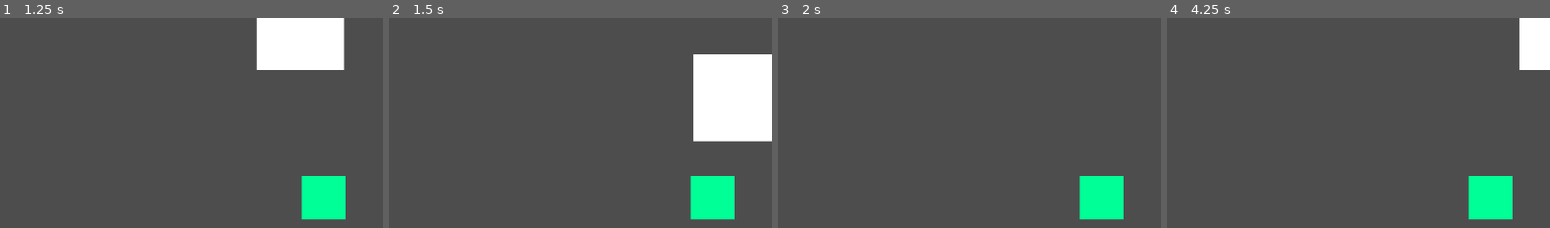
Above: before the commit, frames 1-4 (left to right).
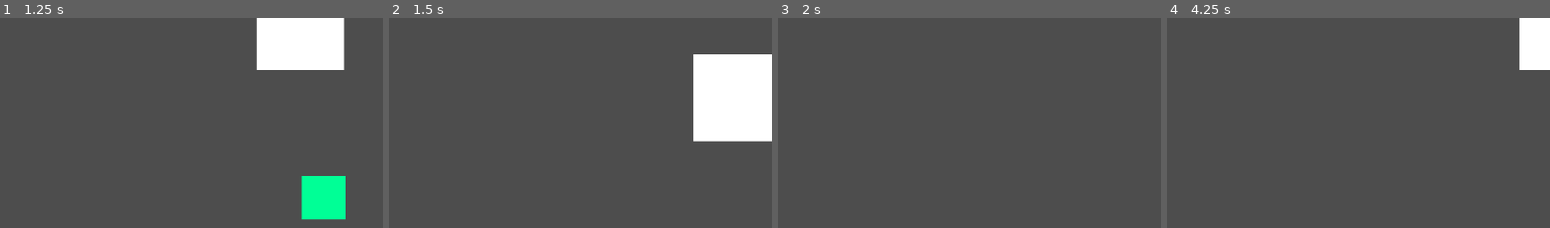
Above: after the commit, the same moments.

Repository: Justingo0/FYWTD_Repo
Game: Godot game, scene res://Scenes/test_world.tscn
Two runs of this game, one before a commit and one after it. Both use one fixed random seed, a clock stepped at 60 frames per second and the inputs below.
Inputs:
- Up to frame 1 (1.25 s): tap Enter at 0.5 s; hold D (MoveRight) from 0.53 s (still down); hold E (Interact) from 0.53 s (still down)
- Up to frame 2 (1.5 s): release D (MoveRight) at 1.28 s; release E (Interact) at 1.28 s; hold S (MoveDown) from 1.28 s (still down); tap E (Interact) at 1.35 s
- Up to frame 3 (2 s): keep holding S (MoveDown)
- Up to frame 4 (4.25 s): release S (MoveDown) at 2.03 s; hold D (MoveRight) 2.03-2.78 s; hold E (Interact) 2.03-2.78 s; tap ` (Test) at 2.1 s; tap Space at 2.75 s; hold W (MoveUp) 2.78-3.53 s; tap \ (Test2) at 2.85 s; tap E (Interact) at 3.05 s; tap Enter at 3.5 s; hold A (MoveLeft) from 3.53 s (still down); hold E (Interact) from 3.53 s (still down)
The pictures show only the part of the screen within x 50-100%, y 46-96%; the shares and areas given below are measured in that part.

Frame 1 is identical in both runs. In frame 2, 2.4% of the frame differs, in the area x 78-91%, y 75-97%; in frame 3, 2.4%; in frame 4, 2.4%.

Commit message:
Inventory Start

Diff:
--- a/farm-your-way-to-death/Scenes/Objects/player_character.tscn
+++ b/farm-your-way-to-death/Scenes/Objects/player_character.tscn
@@ -1,6 +1,6 @@
 [gd_scene load_steps=3 format=3 uid="uid://c3lromuble58s"]
 
-[ext_resource type="Script" path="res://Scenes/Objects/player_script.gd" id="1_r1f42"]
+[ext_resource type="Script" path="res://Scripts/Player/player_script.gd" id="1_r1f42"]
 
 [sub_resource type="RectangleShape2D" id="RectangleShape2D_fu27p"]
 size = Vector2(128, 128)
--- a/farm-your-way-to-death/Scenes/test_world.tscn
+++ b/farm-your-way-to-death/Scenes/test_world.tscn
@@ -1,7 +1,7 @@
 [gd_scene load_steps=4 format=3 uid="uid://qnrkqc5ncf17"]
 
 [ext_resource type="PackedScene" uid="uid://c3lromuble58s" path="res://Scenes/Objects/player_character.tscn" id="1_2cok2"]
-[ext_resource type="PackedScene" uid="uid://71wgoktk7l1b" path="res://Scenes/user_interface.tscn" id="2_h2yf4"]
+[ext_resource type="PackedScene" uid="uid://71wgoktk7l1b" path="res://user_interface.tscn" id="2_h2yf4"]
 [ext_resource type="PackedScene" uid="uid://bi7eahu2v8cum" path="res://godot.tscn" id="3_pydpw"]
 
 [node name="TestWorld" type="Node2D"]
--- a/farm-your-way-to-death/Scenes/Objects/player_script.gd
+++ b/farm-your-way-to-death/Scripts/Player/player_script.gd
@@ -24,7 +24,7 @@
 		if event.is_action_pressed("Interact"):
 			if hovered_item:
 				hovered_item.get_child(0).disabled = true
-				remove_child(hovered_item)
+				hovered_item.visible = false
 				inventory.append(hovered_item)
 
 func _physics_process(delta: float) -> void:
--- a/farm-your-way-to-death/item_funcs.gd
+++ b/farm-your-way-to-death/Scripts/item_funcs.gd
@@ -1,10 +1,7 @@
 extends Area2D
-
-
 
 func _ready() -> void:
 	pass # Replace with function body.
-
 
 # Called every frame. 'delta' is the elapsed time since the previous frame.
 func _process(delta: float) -> void:
--- a/farm-your-way-to-death/godot.tscn
+++ b/farm-your-way-to-death/godot.tscn
@@ -1,6 +1,6 @@
 [gd_scene load_steps=3 format=3 uid="uid://bi7eahu2v8cum"]
 
-[ext_resource type="Script" path="res://item_funcs.gd" id="1_sximh"]
+[ext_resource type="Script" path="res://Scripts/item_funcs.gd" id="1_sximh"]
 
 [sub_resource type="CircleShape2D" id="CircleShape2D_i3c12"]
 radius = 400.0
--- a/farm-your-way-to-death/Scenes/user_interface.tscn
+++ b/farm-your-way-to-death/user_interface.tscn
@@ -1,6 +1,6 @@
 [gd_scene load_steps=2 format=3 uid="uid://71wgoktk7l1b"]
 
-[ext_resource type="Script" path="res://Scenes/user_interface.gd" id="1_xen4y"]
+[ext_resource type="Script" path="res://Scripts/user_interface.gd" id="1_xen4y"]
 
 [node name="Control" type="Control"]
 layout_mode = 3
Renamed: farm-your-way-to-death/Scenes/user_interface.gd -> farm-your-way-to-death/Scripts/user_interface.gd
